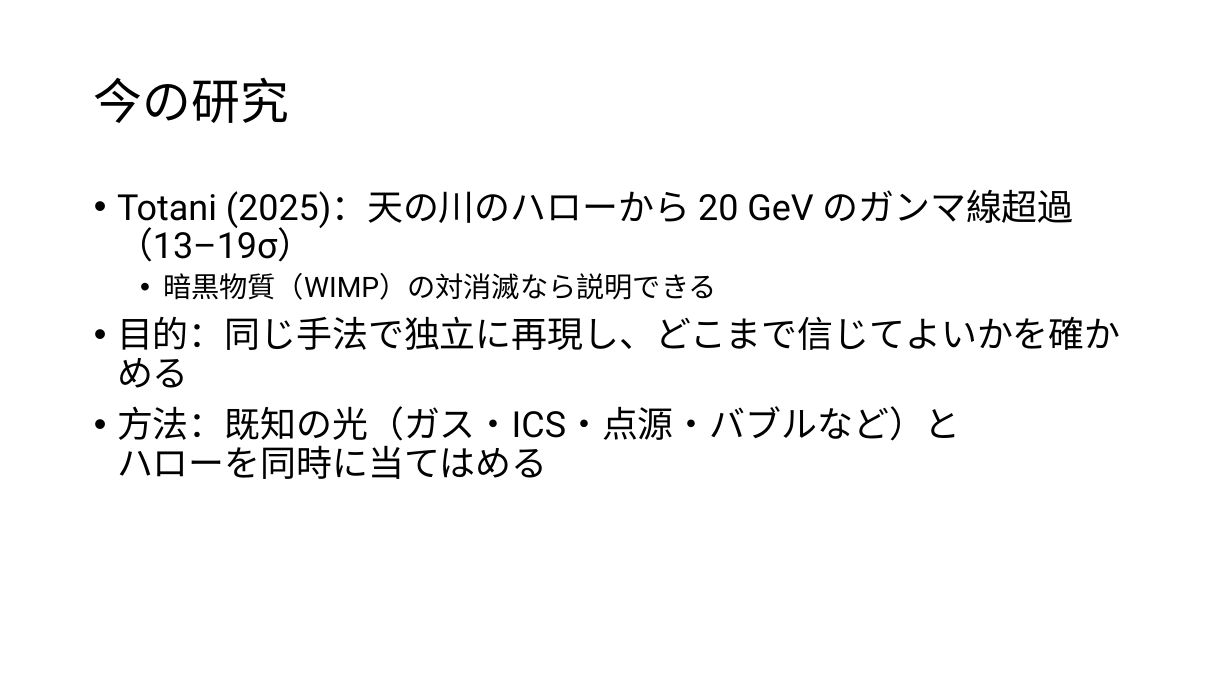
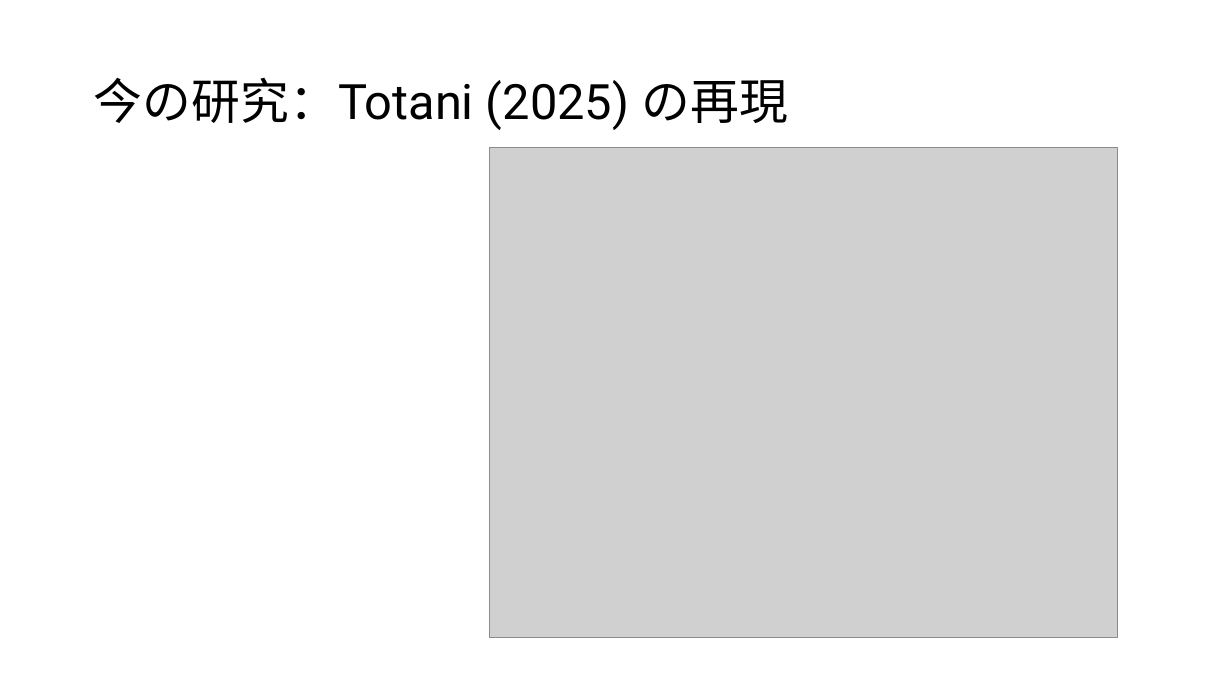
Before and after one commit to Mikann20041029/darkmatter-slides, a slide deck: slide 2 of slides/2026-10-02_研究進捗報告.pptx. Drawn at 1232x693 pixels with LibreOffice and Linux fonts; fonts in the diff are those of the drawing; grey boxes stand for pictures. Boxes give left, top, right and bottom in pixels: in the first picture for what was removed or moved away, otherwise in the second. Text is boxed around its words. In the diff, an @@ line names an element or a change of style, - is before the commit and + after.

```diff
--- a/slides/2026-10-02_研究進捗報告.pptx
+++ b/slides/2026-10-02_研究進捗報告.pptx
@@ title at [94, 78, 788, 130]: text changed @@
-今の研究
+今の研究：Totani (2025) の再現
@@ picture added at [490, 148, 1117, 638] @@
@@ text removed at [117, 189, 1121, 479] @@
-• Totani (2025)：天の川のハローから 20 GeV のガンマ線超過（13–19σ）
-  • 暗黒物質（WIMP）の対消滅なら説明できる
-• 目的：同じ手法で独立に再現し、どこまで信じてよいかを確かめる
-• 方法：既知の光（ガス・ICS・点源・バブルなど）と
-  ハローを同時に当てはめる
```
Also in this commit, not shown: 10 other slides changed, 5 slides added, 2 slides removed, 6 other files.
